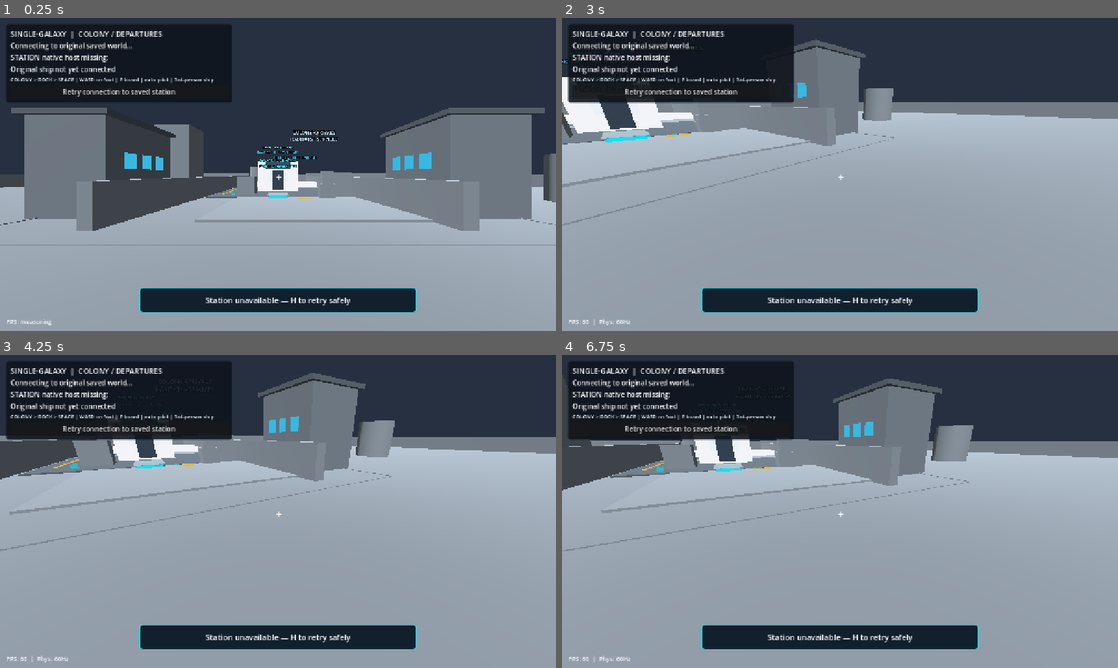
Above: before the commit, frames 1-4 (two rows, left to right).
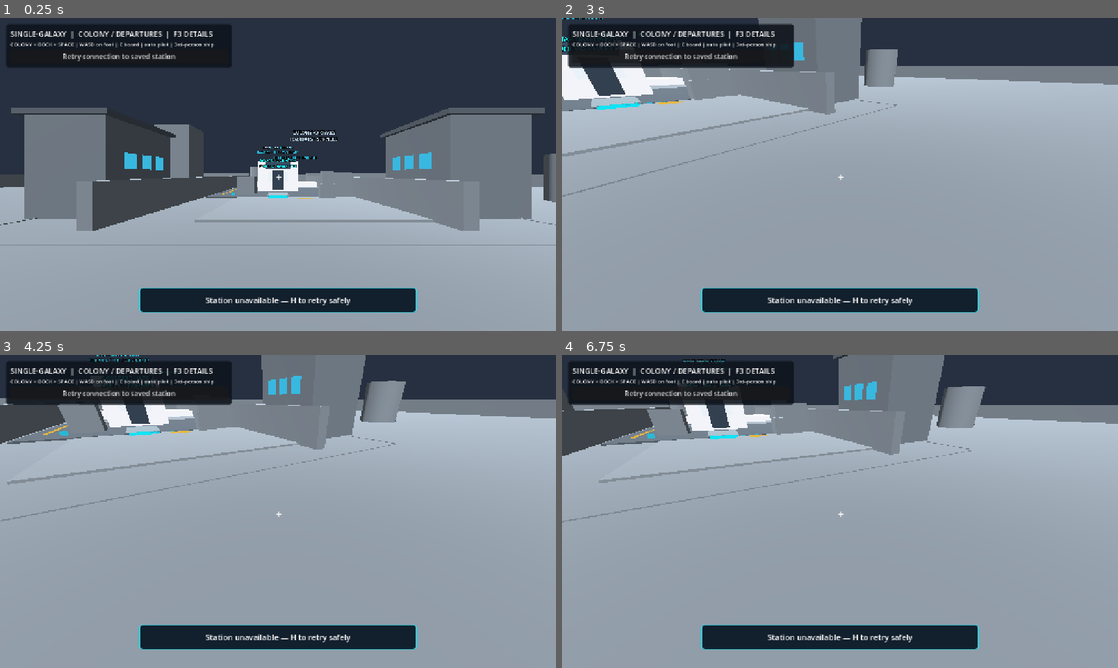
Above: after the commit, the same moments.

Repository: vjmichael/Single-galaxy
Game: Godot game, scene res://world/main.tscn
The game is run twice, just before and just after one commit, with the same random seed, the same clock (stepped at 60 frames per second) and the same inputs.
Inputs (mouse positions are in pixels of both pictures, inside the frame that each line leads up to):
- Up to frame 1 (0.25 s): no input
- Up to frame 2 (3 s): click "Retry connection to saved sta…" at 0.5 s; click "Retry connection to saved sta…" at 1.25 s; click "Retry connection to saved sta…" at 2 s; tap Enter at 2.75 s; move the mouse to (867, 174) at 2.77 s; hold W (fps_forward) from 2.78 s (still down); tap E (fps_inspect) at 2.85 s; click (867, 174) at 2.92 s
- Up to frame 3 (4.25 s): keep holding W (fps_forward); tap Space (fps_jump) at 3.02, 3.5, 3.77 s; move the mouse to (250, 511) at 3.52 s; tap Shift (fps_run) at 3.6 s
- Up to frame 4 (6.75 s): keep holding W (fps_forward); tap Enter at 4.25, 5.75 s; move the mouse to (851, 505) at 4.27 s; hold G (ship_dock) 4.28-5.03 s; tap Space (fps_jump) at 5, 5.27, 6.02, 6.5 s; move the mouse to (834, 517) at 5.02 s; tap Z (ship_strafe_port) at 5.1 s; click (834, 517) at 5.17 s; move the mouse to (878, 514) at 5.77 s; hold C (ship_strafe_starboard) 5.78-6.53 s; move the mouse to (795, 508) at 6.52 s; tap U (ship_undock) at 6.6 s

The runs differ from the first frame. In frame 1, 5.2% of the frame differs, in the area x 1-42%, y 4-99%; in frame 2, 21%; in frame 3, 21%; in frame 4, 22%, in the area x 0-100%, y 0-99%.

Commit message:
feat(FP3D): F3 technical HUD with always-visible gameplay status and speed [skip ci]

Diff:
--- a/desktop_godot/world/main.gd
+++ b/desktop_godot/world/main.gd
@@ -23,7 +23,13 @@
 var interaction_label: Label
 var retry_station_button: Button
 var fps_label: Label
+var primary_speed_label: Label
 var native_label: Label
+# F3 controls visual engineering details only; C++ observer, owner, native
+# receipts, SQLite and telemetry collection remain active when hidden.
+var _show_technical_details := false
+# Used only to smooth an already confirmed original WALK displacement.
+var _station_visual_pose_seen := false
 var ship_label: Label
 var station_space: Node3D
 var ship_space: Node3D
@@ -104,6 +110,7 @@
 	_show_native_location(true) # station first; only native PERSON/POSE chooses later
 	_build_player()
 	_build_hud()
+	_apply_technical_hud()
 	# Native world observations are optional. The local character is NOT synchronized.
 	native_markers = Node3D.new()
 	native_markers.name = "NativeReadOnlyContacts_NOT_COLLISIONS"
@@ -443,6 +450,33 @@
 	# Original yaw 0 = +X; 90 = +native Y = -Godot Z.
 	return deg_to_rad(float(heading % 360))
 
+func _toggle_technical_details() -> void:
+	_show_technical_details = not _show_technical_details
+	_apply_technical_hud()
+
+func _apply_technical_hud() -> void:
+	if is_instance_valid(scope_label):
+		scope_label.visible = _show_technical_details
+	if is_instance_valid(ship_label):
+		ship_label.visible = _show_technical_details
+	if is_instance_valid(native_label):
+		# Native authorization failures are important gameplay warnings.
+		var msg: String = native_label.text.to_lower()
+		var warning: bool = (msg.contains("denied") or msg.contains("refused")
+			or msg.contains("rejected") or msg.contains("failed")
+			or msg.contains("unavailable") or msg.contains("error"))
+		native_label.visible = _show_technical_details or warning
+	if is_instance_valid(fps_label):
+		fps_label.visible = _show_technical_details
+	if is_instance_valid(flight_panel):
+		flight_panel.visible = _show_technical_details and (
+			is_instance_valid(space_preview) and space_preview.visible
+			and not _verified_flight_ship.is_empty())
+	if is_instance_valid(primary_speed_label):
+		primary_speed_label.visible = not _show_technical_details and (
+			is_instance_valid(space_preview) and space_preview.visible
+			and not _verified_flight_ship.is_empty())
+
 func _show_native_location(in_station: bool) -> void:
 	# The only callers after genesis are verified native PERSON and POSE frames.
 	# This never relocates a real PlayerPerson or writes a second world.
@@ -464,7 +498,7 @@
 				body.collision_layer = 0 if in_station or exterior else 1
 				body.collision_mask = 0 if in_station or exterior else 1
 	if is_instance_valid(flight_panel):
-		flight_panel.visible = not in_station and not _verified_flight_ship.is_empty()
+		flight_panel.visible = not in_station and not _verified_flight_ship.is_empty() and _show_technical_details
 	if is_instance_valid(space_preview):
 		space_preview.visible = exterior
 		if exterior and is_instance_valid(player):
@@ -475,6 +509,7 @@
 	if is_instance_valid(exterior_camera) and is_instance_valid(player) and is_instance_valid(player.camera):
 		exterior_camera.current = exterior
 		player.camera.current = not exterior
+	_apply_technical_hud()
 
 func _build_player() -> void:
 	player = CharacterBody3D.new()
@@ -505,7 +540,7 @@
 	contents.add_theme_constant_override("separation", 4)
 	panel.add_child(contents)
 	var title := Label.new()
-	title.text = "SINGLE-GALAXY  |  COLONY / DEPARTURES"
+	title.text = "SINGLE-GALAXY  |  COLONY / DEPARTURES  |  F3 DETAILS"
 	title.add_theme_font_size_override("font_size", 17)
 	contents.add_child(title)
 	scope_label = Label.new()
@@ -521,6 +556,11 @@
 	status_label.text = "COLONY > DOCK > SPACE | WASD on foot | E board | auto pilot | 3rd-person ship"
 	status_label.add_theme_font_size_override("font_size", 12)
 	contents.add_child(status_label)
+	primary_speed_label = Label.new()
+	primary_speed_label.name = "PlayerSpeedReadout"
+	primary_speed_label.text = ""
+	primary_speed_label.visible = false
+	contents.add_child(primary_speed_label)
 	for line in [scope_label, native_label, ship_label, status_label]:
 		line.autowrap_mode = TextServer.AUTOWRAP_WORD_SMART
 	retry_station_button = Button.new()
@@ -713,6 +753,10 @@
 		player.use_native_authority(_player_session_autoconnect)
 
 func _unhandled_input(event: InputEvent) -> void:
+	if event is InputEventKey and event.pressed and not event.echo and event.keycode == KEY_F3:
+		_toggle_technical_details()
+		get_viewport().set_input_as_handled()
+		return
 	if event is InputEventKey and event.pressed and not event.echo and event.keycode == KEY_F11:
 		# A deliberate operator action: capture only the game's Godot viewport,
 		# never the Windows desktop or any other application.
@@ -919,6 +963,7 @@
 
 func _on_native_station_person(person: Dictionary) -> void:
 	_record_native_projection("PERSON", person)
+	var was_on_foot := last_station_player_state == 4
 	last_station_player_state = int(person["state"])
 	_station_connection_failure = ""
 	if is_instance_valid(retry_station_button):
@@ -931,8 +976,13 @@
 	if is_instance_valid(player):
 		player.use_native_ship_custody(last_station_player_state == 0)
 		player.use_native_seat(false)
-		player.global_position = Vector3(float(person["x_mm"]) / 1000.0, AVATAR_CENTER_HEIGHT_M,
-			float(person["z_mm"]) / 1000.0)
+		# Apply only ORIGINAL C++-acknowledged coordinates, no Godot prediction.
+		# The camera alone eases between successive small confirmed steps.
+		player.apply_native_station_pose(
+			Vector3(float(person["x_mm"]) / 1000.0, AVATAR_CENTER_HEIGHT_M,
+				float(person["z_mm"]) / 1000.0),
+			last_station_player_state == 4 and was_on_foot and _station_visual_pose_seen)
+		_station_visual_pose_seen = last_station_player_state == 4
 	if is_instance_valid(ship_label):
 		ship_label.text = "STATION #%d | %s | available owned ship #%d | position (%.2f, %.2f)m" % [
 			int(person["station"]), "ON FOOT" if int(person["state"]) == 4 else "ABOARD SHIP",
@@ -1021,6 +1071,12 @@
 		int(ship["ship"]), states[dock], int(ship["heading"]),
 		float(ship["x_mm"]) / 1000.0, float(ship["y_mm"]) / 1000.0,
 		float(ship["z_mm"]) / 1000.0]
+	if is_instance_valid(primary_speed_label):
+		var speed: float = Vector3(float(ship["vx"]), float(ship["vy"]),
+			float(ship["vz"])).length()
+		primary_speed_label.text = "SPEED %.0f mm/tick  |  HEADING %d°" % [
+			speed, int(ship["heading"])]
+	_apply_technical_hud()
 
 func _on_native_asteroid_contact(contact: Dictionary) -> void:
 	# Real original ship snapshot, never a client-spawned resource.
